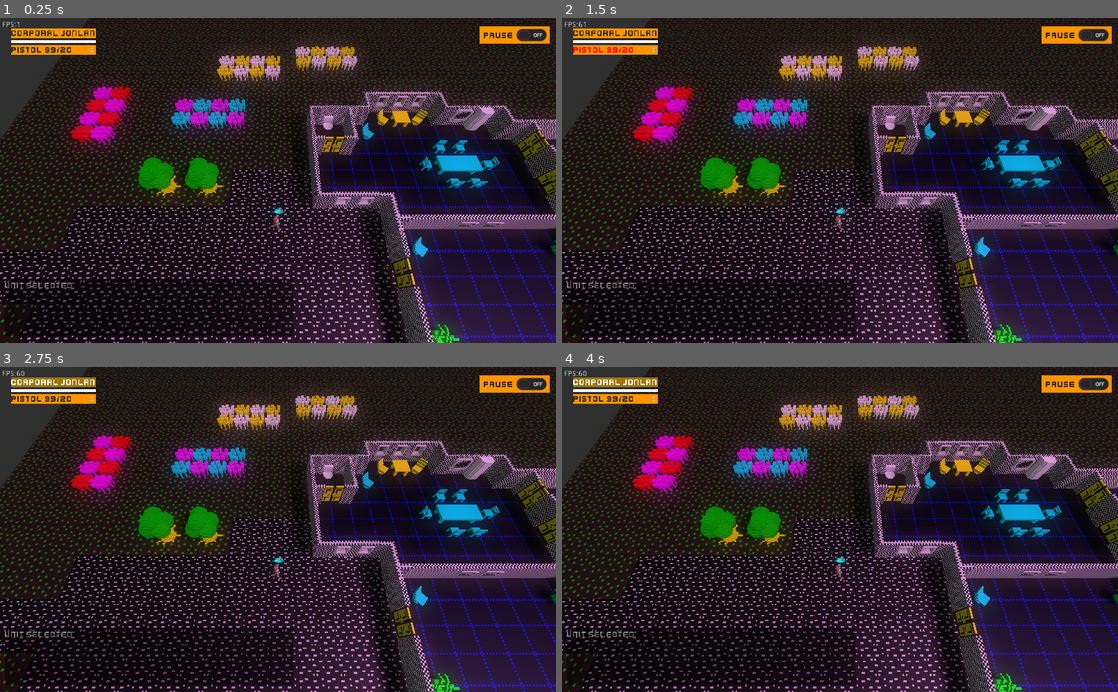
Above: before the commit, frames 1-4 (two rows, left to right).
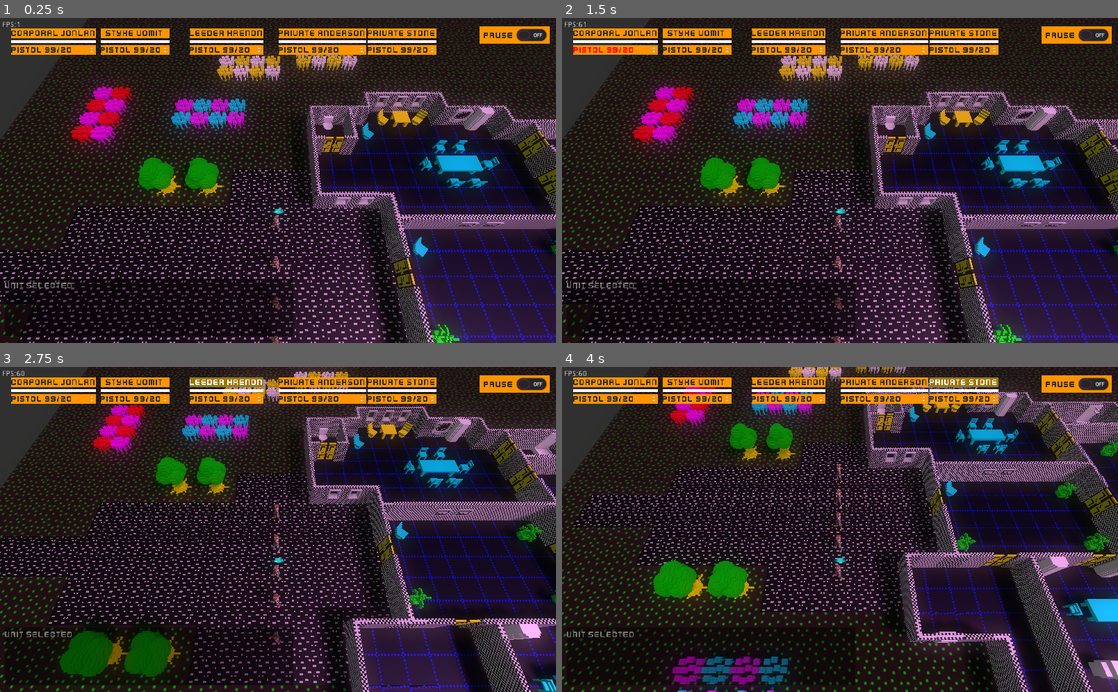
Above: after the commit, the same moments.

Repository: SteveSmith16384/LaserFodder
Game: Godot game, scene res://Main.tscn
Two runs of this game, one before a commit and one after it. Both use one fixed random seed, a clock stepped at 60 frames per second and the inputs below.
Inputs:
- Up to frame 1 (0.25 s): no input
- Up to frame 2 (1.5 s): click "Pistol 99/20" at 0.5 s; click "Corporal Jonlan" (after the commit: "Styke Vomit") at 1.25 s
- Up to frame 3 (2.75 s): click "Corporal Jonlan" (after the commit: "Leeder Krenon") at 2 s
- Up to frame 4 (4 s): click "Corporal Jonlan" (after the commit: "Private Anderson") at 2.75 s; click "Corporal Jonlan" (after the commit: "Private Stone") at 3.5 s

The runs differ from the first frame. In frame 1, 3.5% of the frame differs, in the area x 10-80%, y 3-100%; in frame 2, 3.5%; in frame 3, 42%; in frame 4, 47%, in the area x 0-100%, y 0-100%.

Commit message:
Refactored explosions and grenades

Diff:
--- a/src/Bullet.gd
+++ b/src/Bullet.gd
@@ -15,6 +15,9 @@
 
 
 func init(shooter_, gun_data, col:Color):
+	if shooter_ == null:
+		push_warning("No shooter!")
+
 	shooter = shooter_
 	is_gun = gun_data
 	$MeshInstance.get_surface_material(0).albedo_color = col
@@ -26,14 +29,15 @@
 	var col : KinematicCollision = move_and_collide(dir)
 	if col:
 		if col.collider != shooter:
-			var ud = col.collider.find_node("UnitData", false)
+			var ud :UnitData= col.collider.find_node("UnitData", false)
 			if ud != null:
 				ud.dec_health(shooter, is_gun.damage)
 			else:
-				var sparks:Spatial = sparks_class.instance()
-				sparks.look_at_from_position(self.translation, self.shooter.translation, Vector3.UP)
-				self.get_parent().add_child(sparks)
-				sparks.activate()
+				if is_instance_valid(self.shooter):
+					var sparks:Spatial = sparks_class.instance()
+					sparks.look_at_from_position(self.translation, self.shooter.translation, Vector3.UP)
+					self.get_parent().add_child(sparks)
+					sparks.activate()
 				pass
 			queue_free()
 	pass
--- /dev/null
+++ b/src/CarriedAP100Grenade.tscn
@@ -0,0 +1,14 @@
+[gd_scene load_steps=3 format=2]
+
+[ext_resource path="res://components/IsItem.tscn" type="PackedScene" id=1]
+[ext_resource path="res://components/IsGrenade.tscn" type="PackedScene" id=2]
+
+[node name="CarriedAP100Grenade" type="Node"]
+
+[node name="IsItem" parent="." instance=ExtResource( 1 )]
+item_name = "Grenade"
+one_off = true
+
+[node name="IsGrenade" parent="." instance=ExtResource( 2 )]
+radius = 7.0
+damage = 100.0
--- /dev/null
+++ b/src/CarriedAP25Grenade.tscn
@@ -0,0 +1,14 @@
+[gd_scene load_steps=3 format=2]
+
+[ext_resource path="res://components/IsItem.tscn" type="PackedScene" id=1]
+[ext_resource path="res://components/IsGrenade.tscn" type="PackedScene" id=2]
+
+[node name="CarriedAP25Grenade" type="Node"]
+
+[node name="IsItem" parent="." instance=ExtResource( 1 )]
+item_name = "Grenade"
+one_off = true
+
+[node name="IsGrenade" parent="." instance=ExtResource( 2 )]
+radius = 5.0
+damage = 25.0
--- a/src/CarriedGrenade.tscn
+++ b/src/CarriedAP50Grenade.tscn
@@ -3,10 +3,12 @@
 [ext_resource path="res://components/IsItem.tscn" type="PackedScene" id=1]
 [ext_resource path="res://components/IsGrenade.tscn" type="PackedScene" id=2]
 
-[node name="CarriedGrenade" type="Node"]
+[node name="CarriedAP50Grenade" type="Node"]
 
 [node name="IsItem" parent="." instance=ExtResource( 1 )]
 item_name = "Grenade"
 one_off = true
 
 [node name="IsGrenade" parent="." instance=ExtResource( 2 )]
+radius = 6.0
+damage = 50.0
--- a/src/CarriedDroidLaser.tscn
+++ b/src/CarriedDroidLaser.tscn
@@ -7,6 +7,9 @@
 [node name="CarriedDroidLaser" type="Node"]
 
 [node name="IsGun" parent="." instance=ExtResource( 1 )]
+damage = 50.0
+burst_size = 1
+max_ammo = 99
 bullet_class = ExtResource( 3 )
 
 [node name="IsItem" parent="." instance=ExtResource( 2 )]
--- a/src/CarriedPistol.tscn
+++ b/src/CarriedPistol.tscn
@@ -8,7 +8,7 @@
 [node name="CarriedPistol" type="Node"]
 
 [node name="IsGun" parent="." instance=ExtResource( 2 )]
-damage = 10.0
+damage = 50.0
 shot_sfx = ExtResource( 1 )
 bullet_class = ExtResource( 4 )
 
--- a/src/EnemyDroid.gd
+++ b/src/EnemyDroid.gd
@@ -59,11 +59,6 @@
 	pass
 
 
-func caught_in_explosion():
-	# todo
-	pass
-
-
 func _on_UnitData_shot(_shooter):
 	$Rotator/MakeCentre/NewModel/Sparks.activate()
 	pass
--- a/src/EventBus.gd
+++ b/src/EventBus.gd
@@ -2,6 +2,6 @@
 
 signal explosion
 
-func explosion(pos:Vector3):
-	emit_signal("explosion", pos)
+func explosion(pos:Vector3, rad:float, dmg:float):
+	emit_signal("explosion", pos, rad, dmg)
 	pass
--- a/src/Explosion.gd
+++ b/src/Explosion.gd
@@ -4,6 +4,17 @@
 
 var audio_node : AudioStreamPlayer3D
 var frame_count = 0
+var radius: float
+var damage: float
+
+func init(rad:float, dmg: float):
+	radius = rad
+	damage = dmg
+
+	var sphere: SphereShape = $Area/CollisionShape.shape
+	sphere.radius = radius
+	pass
+
 
 func _ready():
 	$CPUParticles.emitting = true
@@ -32,4 +43,7 @@
 	for node in nodes:
 		if node.has_method("caught_in_explosion"):
 			node.caught_in_explosion()
+		var unit_data:UnitData = node.find_node("UnitData")
+		if unit_data != null:
+			unit_data.dec_health(null, self.damage)
 	pass
--- a/src/FiredRocket.gd
+++ b/src/FiredRocket.gd
@@ -22,7 +22,7 @@
 	var col : KinematicCollision = move_and_collide(dir)
 	if col:
 		if col.collider != shooter:
-			EventBus.explosion(self.global_translation)
+			EventBus.explosion(self.global_translation, 7, 75)
 			queue_free()
 	pass
 
--- a/src/GameScene.gd
+++ b/src/GameScene.gd
@@ -14,7 +14,6 @@
 	var start_positions = $SternersHouse.get_player_start_points()
 	for start_position in start_positions:
 		_create_player(start_position.global_translation)
-		break # todo - remove
 
 	EventBus.connect("explosion", self, "_on_explosion")
 
@@ -143,8 +142,9 @@
 	pass
 
 
-func _on_explosion(pos:Vector3):
+func _on_explosion(pos:Vector3, rad:float, dmg:float):
 	var explosion:Spatial = explosion_class.instance()
+	explosion.init(rad, dmg)
 	explosion.translation = pos
 	add_child(explosion)
 
--- a/src/PlayerUnit.gd
+++ b/src/PlayerUnit.gd
@@ -1,7 +1,9 @@
 extends KinematicBody
 
 const carriedpistol_class = preload("res://CarriedPistol.tscn")
-const carriedgrenade_class = preload("res://CarriedGrenade.tscn")
+const carriedap25grenade_class = preload("res://CarriedAP25Grenade.tscn")
+const carriedap50grenade_class = preload("res://CarriedAP50Grenade.tscn")
+const carriedap100grenade_class = preload("res://CarriedAP100Grenade.tscn")
 const carriedrocketlauncher_class = preload("res://CarriedRocketLauncher.tscn")
 const carriedmedikit_class = preload("res://CarriedMediKit.tscn")
 
@@ -15,7 +17,7 @@
 	$CanCarry.items.push_back(pistol)
 	$CanCarry.current_item = $CanCarry.get_first_gun()
 
-	var grenade = carriedgrenade_class.instance()
+	var grenade = carriedap50grenade_class.instance()
 	$CanCarry.items.push_back(grenade)
 
 	var medikit = carriedmedikit_class.instance()
@@ -55,12 +57,11 @@
 	pass
 
 
-func _on_PlayerUnit_input_event(_camera, event, _position, _normal, _shape_idx):
-	if event is InputEventMouseButton:
-		if event.button_index == 1 and event.pressed:
-			EventBus.player_selected(self)
-			#emit_signal("selected", self)
-		pass
+func _on_PlayerUnit_input_event(_camera, _event, _position, _normal, _shape_idx):
+#	if event is InputEventMouseButton:
+#		if event.button_index == 1 and event.pressed:
+#			EventBus.player_selected(self)
+#		pass
 	pass
 
 
@@ -95,10 +96,13 @@
 
 func _on_UnitData_killed(shooter:Spatial):
 	#_stop_walking()
-	$Rotator.look_at(shooter.global_translation, Vector3.UP)
-	$Rotator.rotation_degrees.y -= 90
+	if shooter != null:
+		$Rotator.look_at(shooter.global_translation, Vector3.UP)
+		$Rotator.rotation_degrees.y -= 90
+		pass
+
 	model.killed()
-	emit_signal("health_changed", self)
+	emit_signal("health_changed")
 	pass
 
 
--- a/src/PlayerUnit.tscn
+++ b/src/PlayerUnit.tscn
@@ -51,6 +51,7 @@
 transform = Transform( 1, 0, 0, 0, 1, 0, 0, 0, 1, 0, 1, 0 )
 
 [node name="CanMove" parent="." instance=ExtResource( 12 )]
+show_destination = true
 
 [node name="CanUseItem" parent="." instance=ExtResource( 8 )]
 bullet_colour = Color( 1, 0.984314, 0, 1 )
--- a/src/Scenery/Wall_Window.tscn
+++ b/src/Scenery/Wall_Window.tscn
@@ -13,7 +13,7 @@
 extents = Vector3( 0.813411, 0.416661, 0.14477 )
 
 [sub_resource type="BoxShape" id=3]
-extents = Vector3( 0.804636, 0.153003, 0.165971 )
+extents = Vector3( 0.804636, 0.153003, 0.148304 )
 
 [sub_resource type="BoxShape" id=4]
 extents = Vector3( 0.240981, 0.516484, 0.143523 )
--- a/src/ThrownGrenade.gd
+++ b/src/ThrownGrenade.gd
@@ -1,7 +1,15 @@
 extends RigidBody
+
+var radius: float
+var damage: float
+
+func init(rad:float, dmg: float):
+	radius = rad
+	damage = dmg
+	pass
 
 
 func _on_ExplodeTimer_timeout():
-	EventBus.explosion(self.global_translation)
+	EventBus.explosion(self.global_translation, radius, damage)
 	self.queue_free()
 	pass
--- a/src/UI/UICarriedIcon.gd
+++ b/src/UI/UICarriedIcon.gd
@@ -1,4 +1,4 @@
-extends Control
+extends Control # todo - delete?
 
 func init(item):
 	var is_item = item.get_node("IsItem")
--- a/src/UI/UnitUIControl.tscn
+++ b/src/UI/UnitUIControl.tscn
@@ -6,7 +6,7 @@
 [node name="UnitUIControl" type="Control"]
 margin_right = 80.0
 margin_bottom = 63.0
-rect_min_size = Vector2( 80, 63 )
+rect_min_size = Vector2( 160, 63 )
 mouse_filter = 1
 script = ExtResource( 1 )
 
--- a/src/components/CanBeShot.gd
+++ /dev/null
@@ -1 +0,0 @@
-extends Node
--- a/src/components/CanBeShot.tscn
+++ /dev/null
@@ -1,6 +0,0 @@
-[gd_scene load_steps=2 format=2]
-
-[ext_resource path="res://components/CanBeShot.gd" type="Script" id=1]
-
-[node name="CanBeShot" type="Node"]
-script = ExtResource( 1 )
--- a/src/components/CanMove.gd
+++ b/src/components/CanMove.gd
@@ -4,11 +4,13 @@
 const debuggingsphere_class = preload("res://DebuggingSphere.tscn")
 const destarrow_class = preload("res://Ring.tscn")
 
-enum Mode {WALK, GUARD}
+export var show_destination = false
+
+#enum Mode {WALK, GUARD}
 
 var speed = 1.65
 
-var current_mode = Mode.WALK # Default
+#var current_mode = Mode.WALK # Default
 
 var has_destination = false
 var route_points : PoolVector3Array
@@ -18,10 +20,11 @@
 var dest_arrow: Spatial
 
 func _ready():
-	dest_arrow = destarrow_class.instance()
-	dest_arrow.visible = false
-	dest_arrow.modulate = Color.green
-	get_parent().get_parent().call_deferred("add_child", dest_arrow)
+	if show_destination:
+		dest_arrow = destarrow_class.instance()
+		dest_arrow.visible = false
+		dest_arrow.modulate = Color.green
+		get_parent().get_parent().call_deferred("add_child", dest_arrow)
 	pass
 
 
--- a/src/components/CanUseItem.gd
+++ b/src/components/CanUseItem.gd
@@ -63,6 +63,7 @@
 		force.y = 3
 
 		var g:RigidBody = throwngrenade_class.instance()
+		g.init(is_gren.radius, is_gren.damage)
 		g.apply_central_impulse(force)
 		g.translation = get_parent().global_translation + offset.normalized()
 		g.translation.y = 1
--- /dev/null
+++ b/src/components/IsGrenade.gd
@@ -0,0 +1,4 @@
+extends Node
+
+export var radius: float
+export var damage: float
--- a/src/components/IsGrenade.tscn
+++ b/src/components/IsGrenade.tscn
@@ -1,3 +1,6 @@
-[gd_scene format=2]
+[gd_scene load_steps=2 format=2]
+
+[ext_resource path="res://components/IsGrenade.gd" type="Script" id=1]
 
 [node name="IsGrenade" type="Node"]
+script = ExtResource( 1 )
--- a/src/components/UnitData.gd
+++ b/src/components/UnitData.gd
@@ -5,7 +5,7 @@
 signal killed
 
 var unit_name: String
-var armour : float = 50 # Reduces damage by this percent
+var armour : float = 50.0 # Reduces damage by this percent
 var max_health : float = 100
 var health : float = 100
 var accuracy : float = 70
@@ -19,7 +19,7 @@
 
 
 func dec_health(shooter:Spatial, amt:float):
-	amt = amt * armour / 100
+	amt = amt * armour / 100.0
 	health -= amt
 	if health <= 0:
 		killed = true
--- a/src/systems/DroidAISystem.gd
+++ b/src/systems/DroidAISystem.gd
@@ -98,22 +98,22 @@
 	pass
 
 
-func _check_for_enemy(entity, can_shoot):
-	entity.visible = false # Only show us if we can see an enemy
+func _check_for_enemy(droid, can_shoot):
+	droid.visible = false # Only show us if we can see an enemy
 
 	var closest: KinematicBody = null
 	var closest_dist: float = 9999
 
 	var enemy_units = get_tree().get_nodes_in_group("player")
 	for enemy_unit in enemy_units:
-		var can_see:bool = entity.can_see_target(enemy_unit)
+		var can_see:bool = droid.can_see_target(enemy_unit)
 		if can_see:
 			var ud = enemy_unit.get_node("UnitData")
 			if ud.killed:
 				continue
-			entity.visible = true
+			droid.visible = true
 			# check distance
-			var dist = entity.global_translation.distance_to(enemy_unit.global_translation)
+			var dist = droid.global_translation.distance_to(enemy_unit.global_translation)
 			#if dist > Globals.AI_VIEW_DISTANCE:
 			#	continue
 			if dist < closest_dist:
--- a/src/systems/PlayerAISystem.gd
+++ b/src/systems/PlayerAISystem.gd
@@ -45,13 +45,13 @@
 				var shot_fired = can_shoot.use_item(can_carry.current_item, can_shoot.current_target.global_translation)
 				if shot_fired:
 					player.shoot_anim()
-					player.emit_signal("equipment_changed2", self)
+					player.emit_signal("equipment_changed2")
 #			return
 #			else:
 #				# Walk towards them
 #				set_destination($CanUseItem.current_target.translation, false)
 		else:
-			# Walk towards them - todo?
+			# Walk towards them?
 			#set_destination(can_move, can_shoot.current_target.translation, false)
 			pass
 	else:
--- a/src/systems/SternerAISystem.gd
+++ b/src/systems/SternerAISystem.gd
@@ -10,8 +10,7 @@
 	pass
 
 
-func _process_entity(_delta: float, sterner:KinematicBody):
-	#return # todo
+func _process_entity(delta: float, sterner:KinematicBody):
 	var unit_data = sterner.get_node("UnitData")
 	if unit_data.killed:
 		# We're dead!
@@ -67,8 +66,6 @@
 	pass
 
 	if can_move.has_destination == false:
-		# todo - wander?
-	#	if can_move.current_mode == CanMove.Mode.WALK:
 		return
 
 	var next_dest: Vector3 = can_move.route_points[can_move.route_index]
